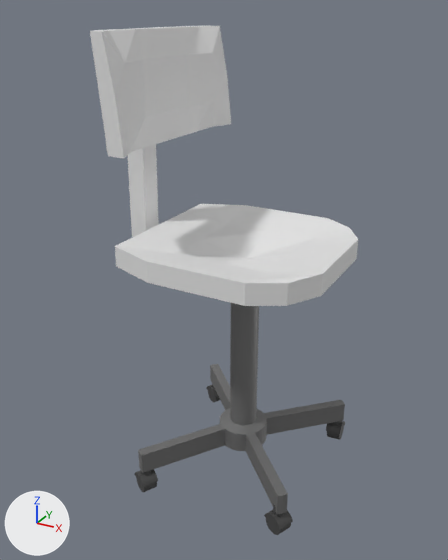
An edit to the Blender file assets/3D/blend/stoel.blend, drawn before and after from the same camera.
One viewpoint serves both versions: a 50 mm camera at (2.64, -5.25, 4.71) aimed at (-0.19, -0.11, 2.14). Every picture has the same lights, and +X, +Y and +Z are marked at lower left.
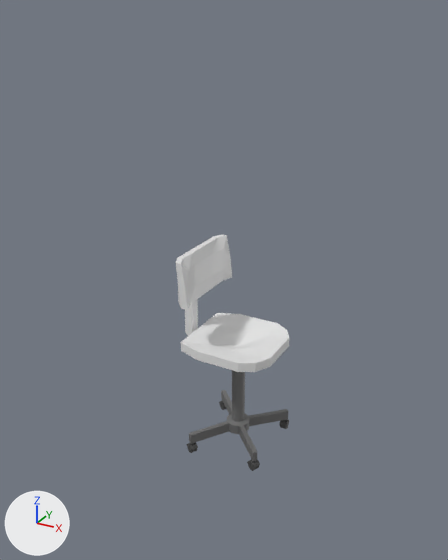
What differs and where, as boxes (x1, y1, x2, y2) in the pictures (448 x 560 px):
```json
{"object": "Cube", "change": "deleted", "before": [90, 25, 358, 306]}
{"object": "Cylinder", "change": "reshaped, moved, rescaled", "before": [138, 303, 345, 514], "after": [176, 234, 290, 471]}
{"object": "wheel.002", "change": "deleted", "before": [135, 384, 345, 535]}
{"part": 1, "of": "me_cylinder", "change": "added", "after": [176, 234, 290, 372]}
{"part": 2, "of": "me_cylinder", "change": "added", "after": [279, 419, 289, 429]}
{"part": 3, "of": "me_cylinder", "change": "added", "after": [187, 442, 198, 453]}
{"part": 4, "of": "me_cylinder", "change": "added", "after": [247, 460, 260, 471]}
```

Edits to the scene script, one JSON object a line:
```json
{"block": "me_cylinder", "where": "# used by ob_cylinder; location = (0.0, 0.0, 2.04); scale = (-0.15, -0.15, -0.15)"}
{"op": "remove", "block": "me_cylinder", "code": "me_cylinder.from_pydata(...)  # 232 vertices, 202 faces; spans x -6.14..6.14, y -6.14..7.13, z -1.0..12.52"}
{"op": "add", "block": "me_cylinder", "code": "me_cylinder.from_pydata(...)  # 1024 vertices, 692 faces; spans x -6.67..8.87, y -6.67..7.51, z -16.63..14.34"}
{"block": "me_cylinder", "change": "me_cylinder part 1: 160 vertices added at x -6.67..8.87, y -6.67..6.67, z -16.63..-0.44"}
{"block": "me_cylinder", "change": "me_cylinder part 2: 158 vertices added at x -6.17..-4.94, y -6.45..-4.84, z 12.16..14.34"}
{"block": "me_cylinder", "change": "me_cylinder part 3: 158 vertices added at x 3.49..5.42, y 5.73..7.51, z 12.16..14.34"}
{"block": "me_cylinder", "change": "me_cylinder part 4: 94 vertices added at x -6.5..-4.61, y 4.76..6.44, z 12.81..14.33"}
{"op": "add", "block": "me_cylinder", "code": "me_cylinder.materials.append(mat_material)  # white #e7e7e7"}
{"op": "add", "block": "me_cylinder", "code": "me_cylinder.materials.append(mat_material_002)  # dark grey #464646"}
{"op": "remove", "block": "ob_cube", "code": ["ob_cube = bpy.data.objects.new('Cube', me_cube)", "ob_cube.location = (0.0, 0.0, 2.49)", "ob_cube.scale = (1.0, 1.0, 0.106)"]}
{"op": "set", "path": "ob_cylinder.location", "old": "(0.0, 0.0, 2.04)", "new": "(-0.14, 0.14, 1.09)"}
{"op": "set", "path": "ob_cylinder.scale", "old": "(-0.15, -0.15, -0.15)", "new": "(-0.075, -0.075, -0.075)"}
{"op": "remove", "block": "ob_wheel_002", "code": ["ob_wheel_002 = bpy.data.objects.new('wheel.002', me_cylinder_005)", "ob_wheel_002.location = (-0.82, 0.83, 0.16)", "ob_wheel_002.rotation_euler = (-0.00279, -0.0235, 1.052)  # degrees (-0.2, -1.3, 60)", "ob_wheel_002.scale = (0.0541, 0.0541, 0.0541)"]}
```
